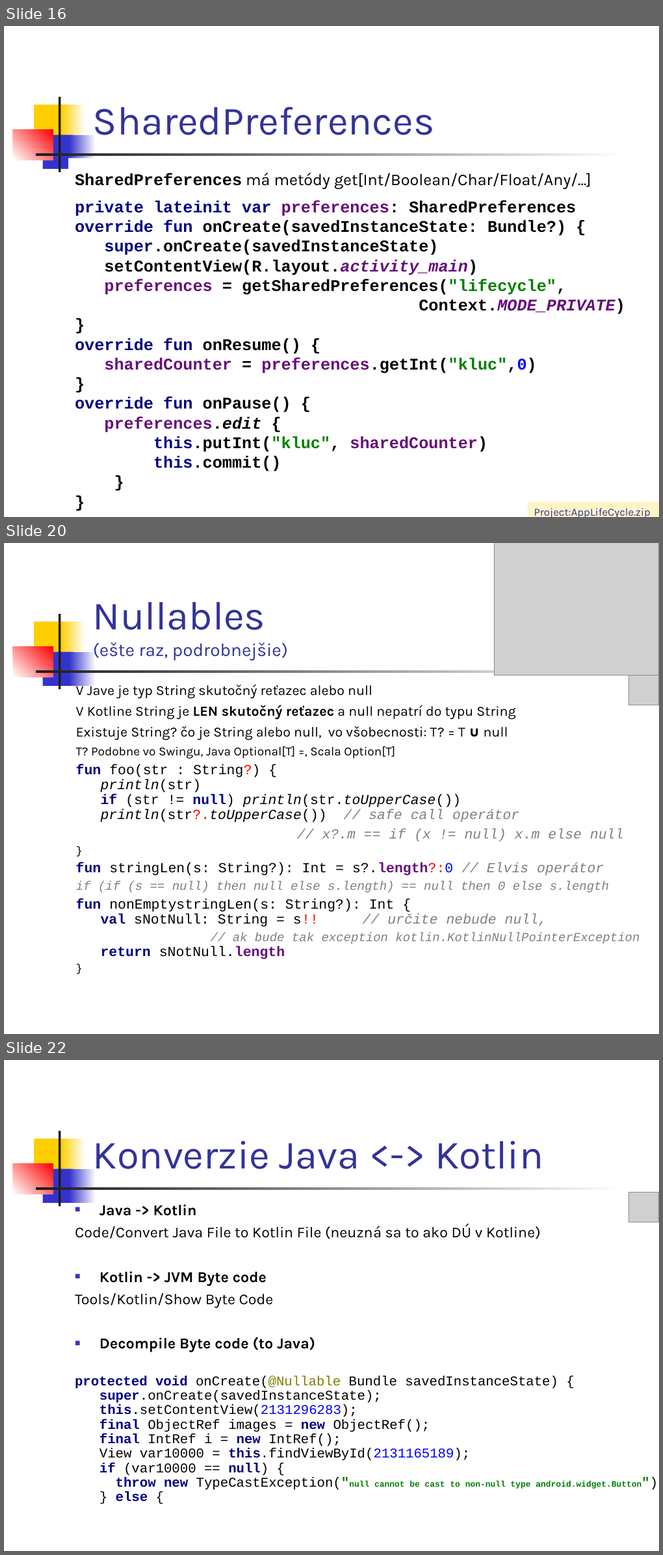
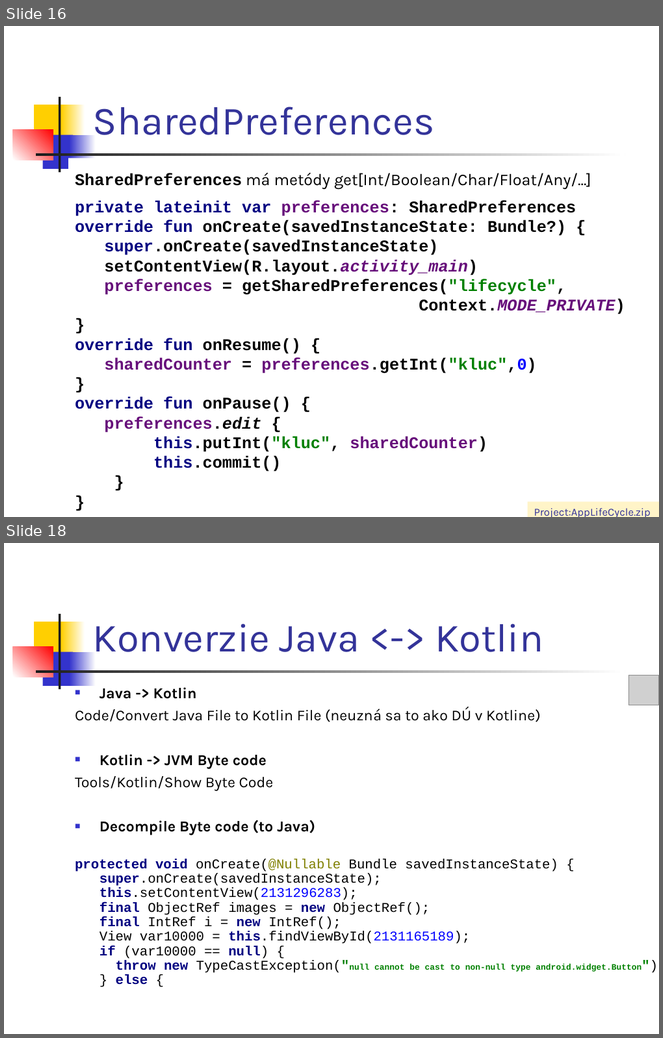
Before and after one commit to vmandro/Prednasky, a slide deck: 04/04_Android.ppt. Shown one above the other, each under a label of ours: slides 16, 20 and 22 before the commit, slides 16 and 18 after it; the slides between them are not shown. The pictures are 663x1555 and 663x1038 pixels, drawn with LibreOffice and Linux fonts; fonts in the diff are those of the drawing; grey boxes stand for pictures. Boxes give left, top, right and bottom in pixels: in the first picture for what was removed or moved away, otherwise in the second. Text is boxed around its words. In the diff, an @@ line names an element or a change of style, - is before the commit and + after.

```diff
--- a/04/04_Android.ppt
+++ b/04/04_Android.ppt
@@ slide 20 removed at (4,543,659,1034), background #FFFFFF; not listed: 7 template elements that a slide beside it also shows @@
@@ picture removed at (494,543,659,676) @@
@@ title removed at (93,602,288,661) @@
-Nullables
-(ešte raz, podrobnejšie)
@@ picture removed at (629,676,659,705) @@
@@ text removed at (76,683,640,960) @@
-V Jave je typ String skutočný reťazec alebo null
-V Kotline String je LEN skutočný reťazec a null nepatrí do typu String
-Existuje String? čo je String alebo null, vo všobecnosti: T? = T ∪ null
-T? Podobne vo Swingu, Java Optional[T] =, Scala Option[T]
-fun foo(str : String?) {
-println(str)
-if (str != null) println(str.toUpperCase())
-println(str?.toUpperCase()) // safe call operátor
-// x?.m == if (x != null) x.m else null
-}
-fun stringLen(s: String?): Int = s?.length?:0 // Elvis operátor
-if (if (s == null) then null else s.length) == null then 0 else s.length
-fun nonEmptystringLen(s: String?): Int {
-val sNotNull: String = s!! // určite nebude null,
-// ak bude tak exception kotlin.KotlinNullPointerException
-return sNotNull.length
-}
@@ what was slide 22 is now slide 18 @@
```
Also in this commit, not shown: 3 slides changed, 3 other slides removed, 7 other files.
